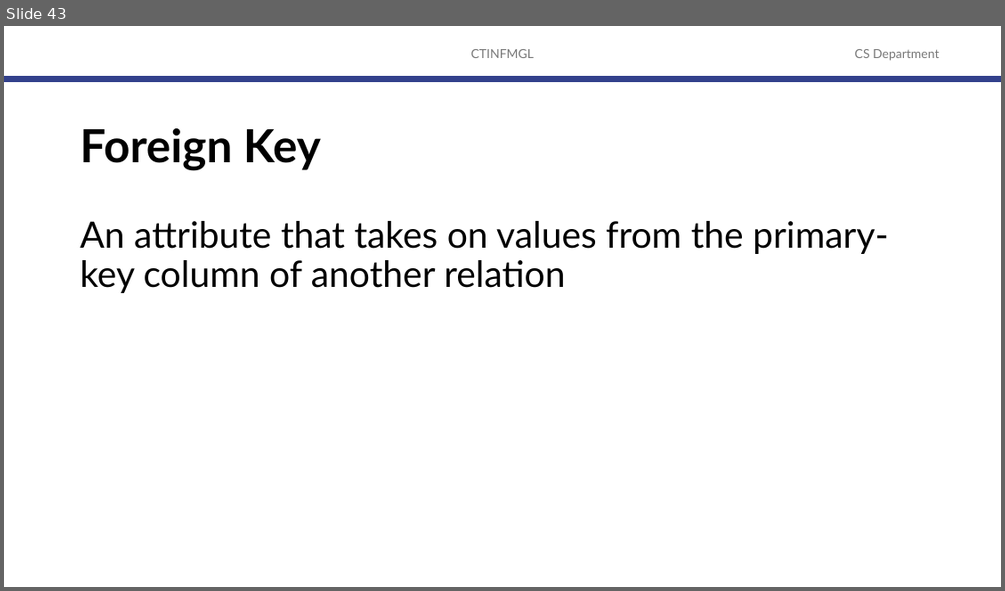
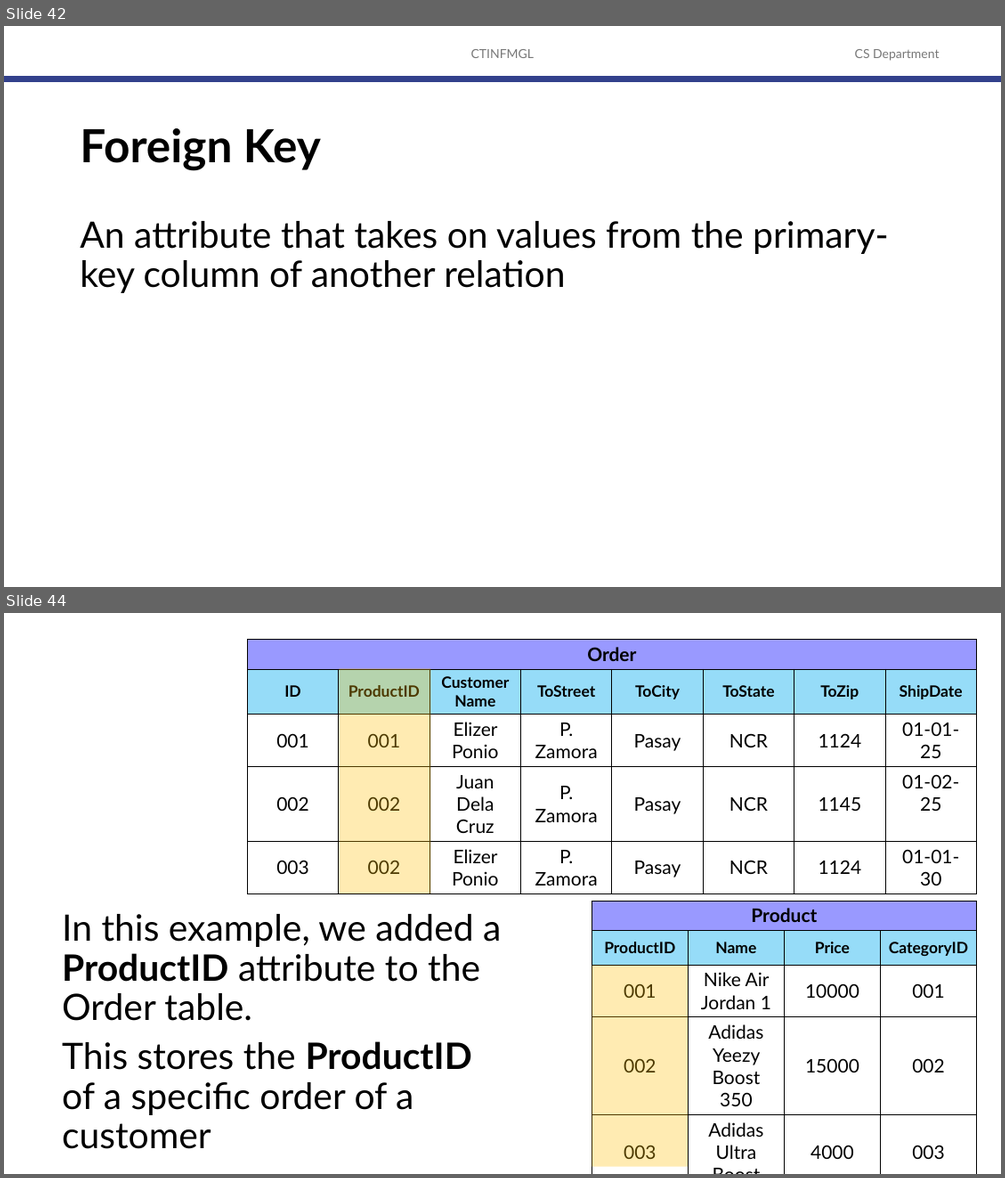
Before and after one commit to robitussin/CTINFMGL, a slide deck: 03 - The Relational Database Model/The Relational Model.pptx. Shown one above the other, each under a label of ours: slide 43 before the commit, slides 42 and 44 after it; the slides between them are not shown. The pictures are 1005x591 and 1005x1178 pixels, drawn with LibreOffice and Linux fonts; fonts in the diff are those of the drawing; background and template pictures are left out. Boxes give left, top, right and bottom in pixels: in the first picture for what was removed or moved away, otherwise in the second. Text is boxed around its words. In the diff, an @@ line names an element or a change of style, - is before the commit and + after.

```diff
--- a/03 - The Relational Database Model/The Relational Model.pptx
+++ b/03 - The Relational Database Model/The Relational Model.pptx
@@ slide 44 added at [4,613,1001,1174], background #FFFFFF @@
@@ table added at [247,639,977,893], 5 rows, 8 columns @@
+Order |  |  |  |  |  |  | 
+ID | ProductID | CustomerName | ToStreet | ToCity | ToState | ToZip | ShipDate
+001 | 001 | Elizer Ponio | P. Zamora | Pasay | NCR | 1124 | 01-01-25
+002 | 002 | Juan / Dela Cruz | P. Zamora | Pasay | NCR | 1145 | 01-02-25
+003 | 002 | Elizer Ponio | P. Zamora | Pasay | NCR | 1124 | 01-01-30
@@ rectangle added at [339,668,431,893], fill #FFC000 at 30% opacity @@
@@ table added at [591,900,978,1167], 5 rows, 4 columns @@
+Product |  |  | 
+ProductID | Name | Price | CategoryID
+001 | Nike Air Jordan 1 | 10000 | 001
+002 | Adidas Yeezy Boost 350 | 15000 | 002
+003 | Adidas Ultra Boost | 4000 | 003
@@ text added at [62,914,501,1149], 35 pt, text #000000 @@
+In this example, we added a ProductID attribute to the Order table.
+This stores the ProductID of a specific order of a customer
@@ rectangle added at [591,965,688,1167], fill #FFC000 at 30% opacity @@
@@ what was slide 43 is now slide 42 @@
```
Also in this commit, not shown: 13 other slides added, 1 slide removed.
